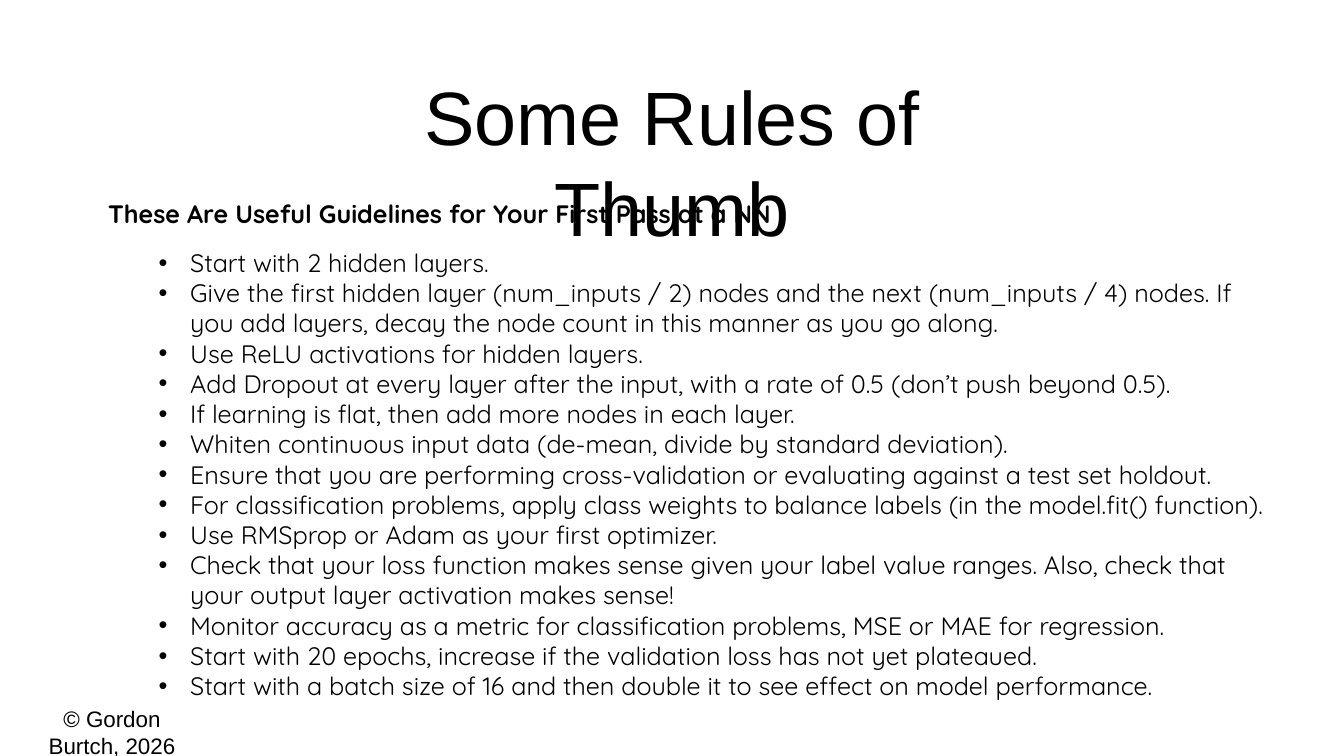
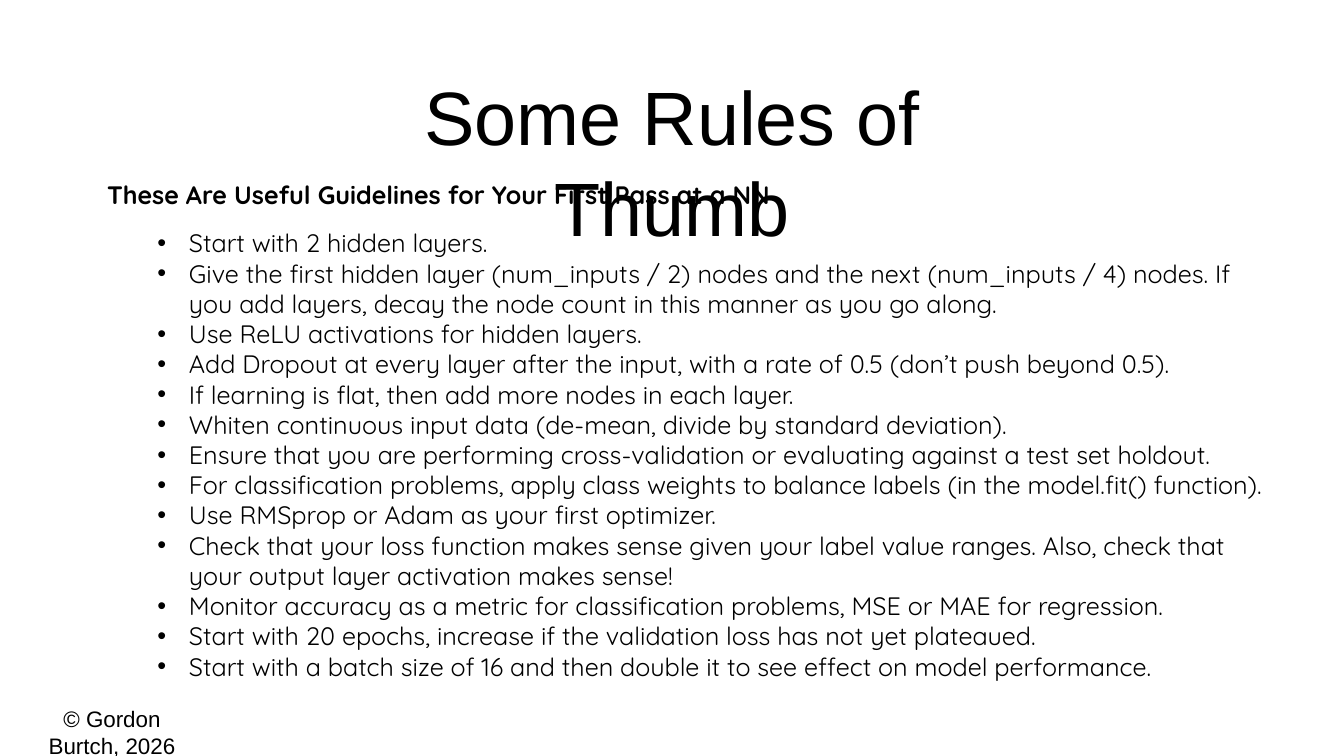
Before and after one commit to gburtch/BA510-2026, a slide deck: slide 14 of Week 4/4 - Model Fitting.pptx (slide 11 before the commit). Drawn at 1344x756 pixels with LibreOffice and Linux fonts; fonts in the diff are those of the drawing. Boxes give left, top, right and bottom in pixels: in the first picture for what was removed or moved away, otherwise in the second. Text is boxed around its words. In the diff, an @@ line names an element or a change of style, - is before the commit and + after.

```diff
--- a/Week 4/4 - Model Fitting.pptx
+++ b/Week 4/4 - Model Fitting.pptx
@@ text "These Are Useful Guidelines for ...": place and size @@
-text "These Are Useful Guidelines for ..." at bbox=[108, 197, 1263, 700]
+text "These Are Useful Guidelines for ..." at bbox=[107, 181, 1262, 681]
```
Also in this commit, not shown: 6 other slides changed, 3 slides added, 3 other files.
